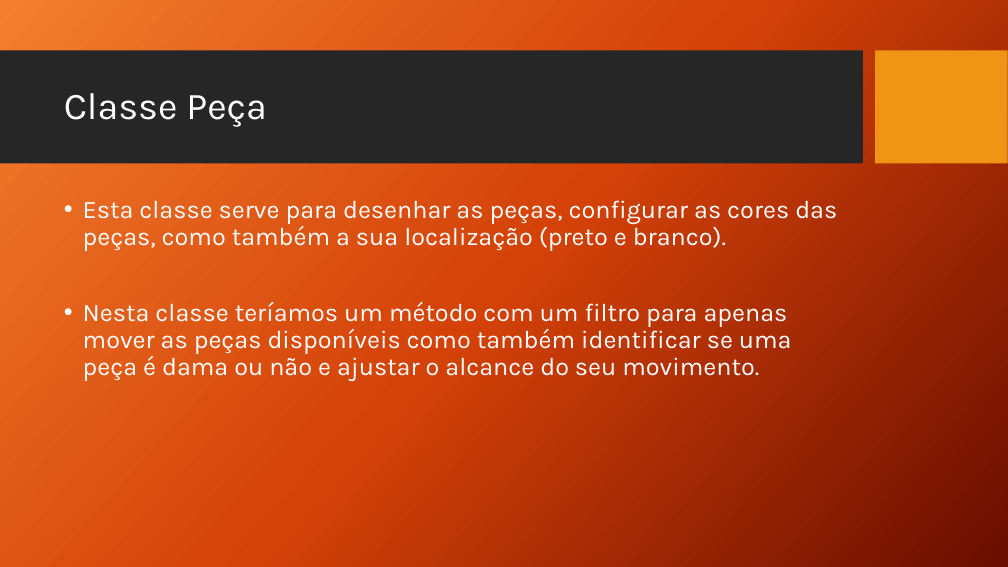
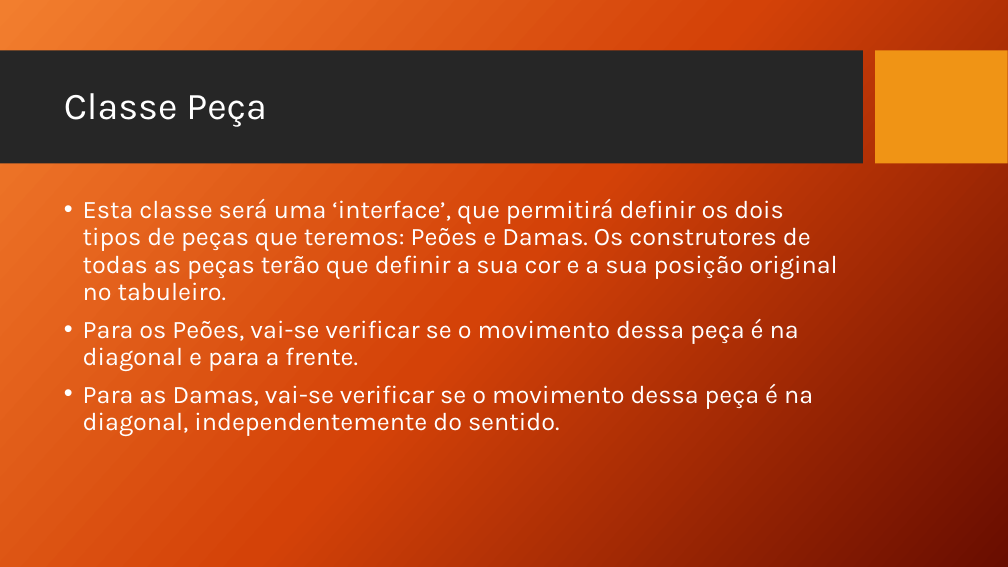
Before and after one commit to wolfmanPires/LDP, a slide deck: slide 6 of Damas.pptx (slide 5 before the commit). Drawn at 1008x567 pixels with LibreOffice and Linux fonts; fonts in the diff are those of the drawing; background and template pictures are left out. Boxes give left, top, right and bottom in pixels: in the first picture for what was removed or moved away, otherwise in the second. Text is boxed around its words. In the diff, an @@ line names an element or a change of style, - is before the commit and + after.

```diff
--- a/Damas.pptx
+++ b/Damas.pptx
@@ text at <box>83,199,837,436</box>: text changed @@
-• Esta classe serve para desenhar as peças, configurar as cores das peças, como também a sua localização (preto e branco).
-• Nesta classe teríamos um método com um filtro para apenas mover as peças disponíveis como também identificar se uma peça é dama ou não e ajustar o alcance do seu movimento.
+• Esta classe será uma ‘interface’, que permitirá definir os dois tipos de peças que teremos: Peões e Damas. Os construtores de todas as peças terão que definir a sua cor e a sua posição original no tabuleiro.
+• Para os Peões, vai-se verificar se o movimento dessa peça é na diagonal e para a frente.
+• Para as Damas, vai-se verificar se o movimento dessa peça é na diagonal, independentemente do sentido.
```
Also in this commit, not shown: 2 other slides changed, 1 slide removed.
